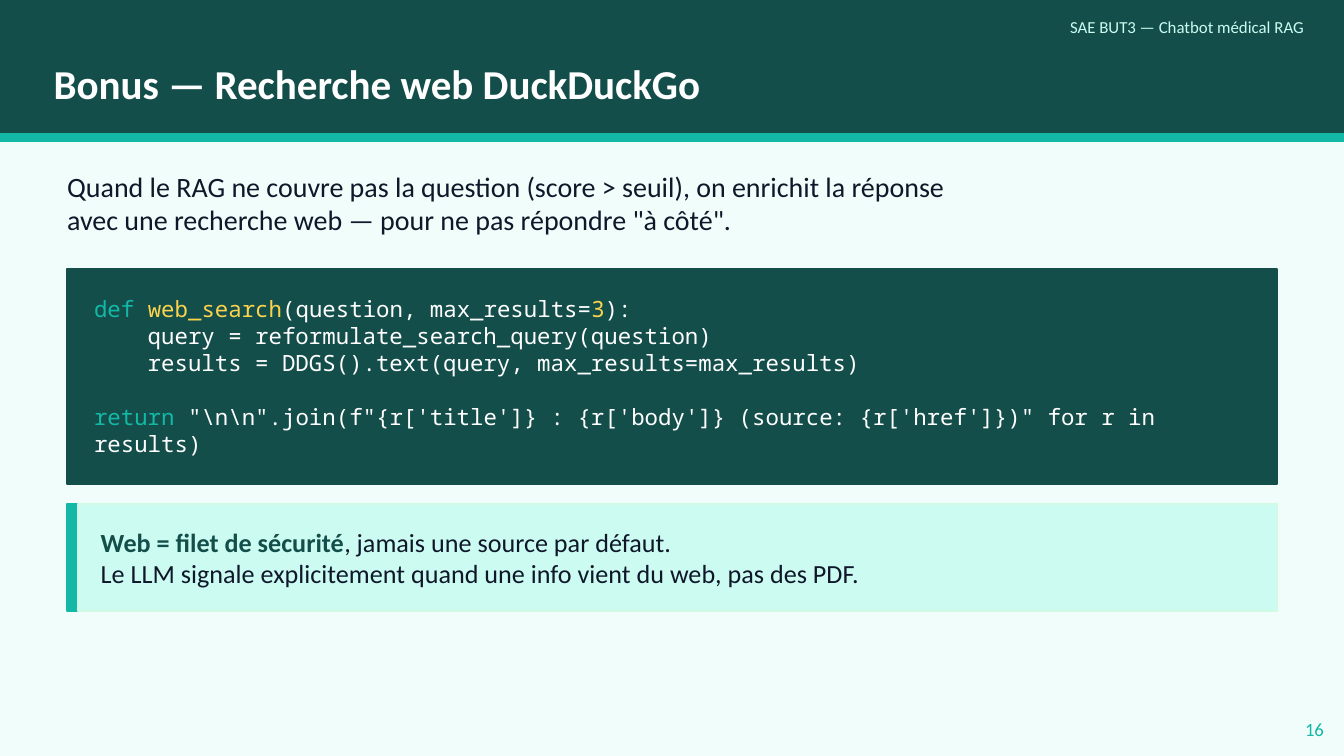
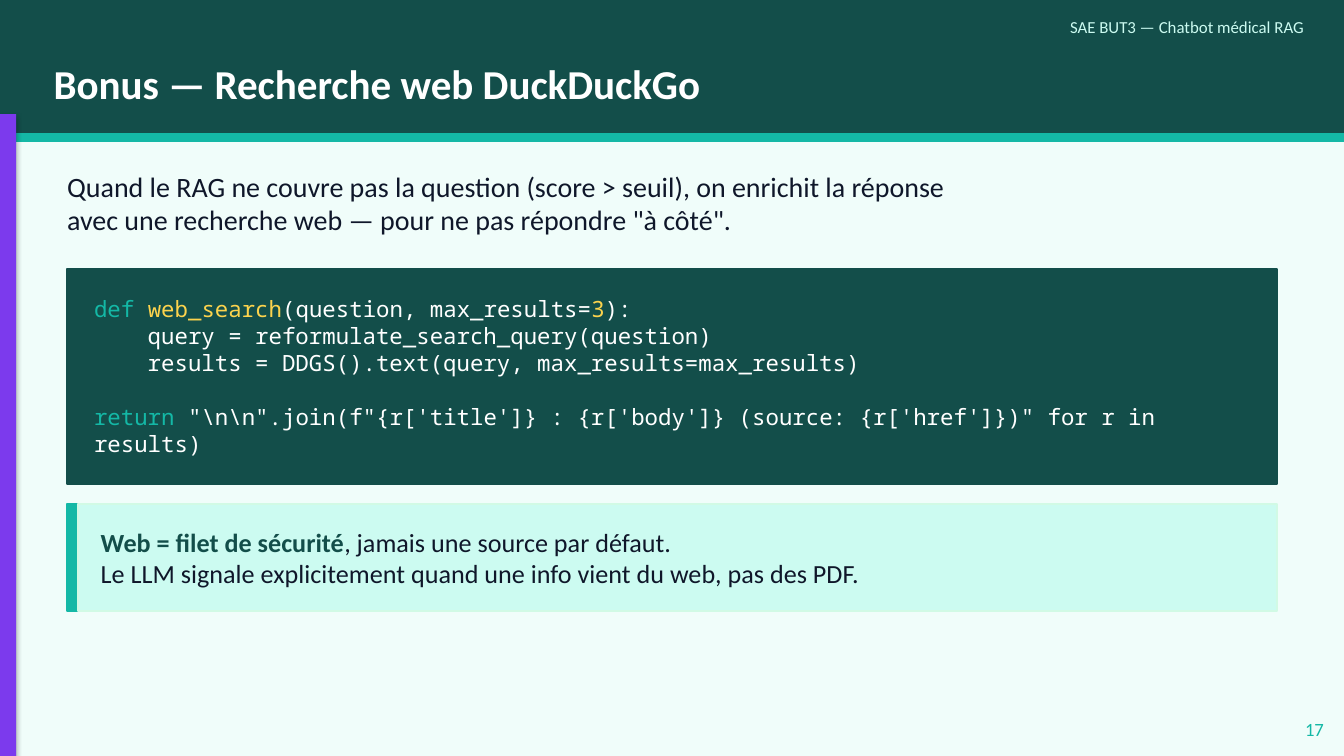
Before and after one commit to YousraWsites/-chatbot-medical-s6, a slide deck: slide 17 of docs/soutenance.pptx. Drawn at 1344x756 pixels with LibreOffice and Linux fonts; fonts in the diff are those of the drawing. Boxes give left, top, right and bottom in pixels: in the first picture for what was removed or moved away, otherwise in the second. Text is boxed around its words. In the diff, an @@ line names an element or a change of style, - is before the commit and + after.

Commit message:
slides: 3 fixes UX (barres par partie + sommaire aligné + wording adouci)
1) Sommaire (slide 2) reconstruit proprement :
   - 5 sections bien alignées en colonnes (numéro 30pt + titre + meta)
   - Section 05 'Conclusion & Questions' qui manquait avant
   - Numéros colorés par partie (teal/bleu/violet/amber/teal-clair)
   - Footer + numéro de page propre

2) Barres verticales colorées par partie sur chaque slide de contenu :
   - Position fixée : sous le header (pas pleine hauteur qui collidait
     avec le header teal foncé et la rendait invisible)
   - Largeur 0.12 inch, hauteur 6.55 inch
   - Couleurs cohérentes avec les slides séparatrices PARTIE :
       * Grace (slides 4-7)   : teal-500 #14b8a6
       * Yousra (slides 9-13) : blue-600 #2563eb
       * Imane (slides 15-18) : violet-600 #7c3aed
       * Yannis (slides 20-26): amber-500 #f59e0b
   Permet de voir instantanément à quelle partie appartient chaque slide.

3) Adouci wording slide 'Pourquoi un LLM tout fait' :
   "La SAE ne demande pas d'inventer un LLM — hors de portée en BUT3."
   → "L'enjeu n'est pas de réinventer un LLM, mais de savoir l'orchestrer."
   Le prof sait très bien ce qu'il a demandé, pas besoin de le rappeler
   de cette façon.

Bonus : numéros de page footer renumérotés selon la position réelle
(après ajout du sommaire, tout était décalé de +1).

```diff
--- a/docs/soutenance.pptx
+++ b/docs/soutenance.pptx
@@ rectangle added at (x1=0, y1=114, x2=16, y2=756), fill #7C3AED @@
@@ text at (x1=1305, y1=724, x2=1324, y2=736): text changed @@
-16
+17
```
Also in this commit, not shown: 21 other slides changed, 1 other file.
